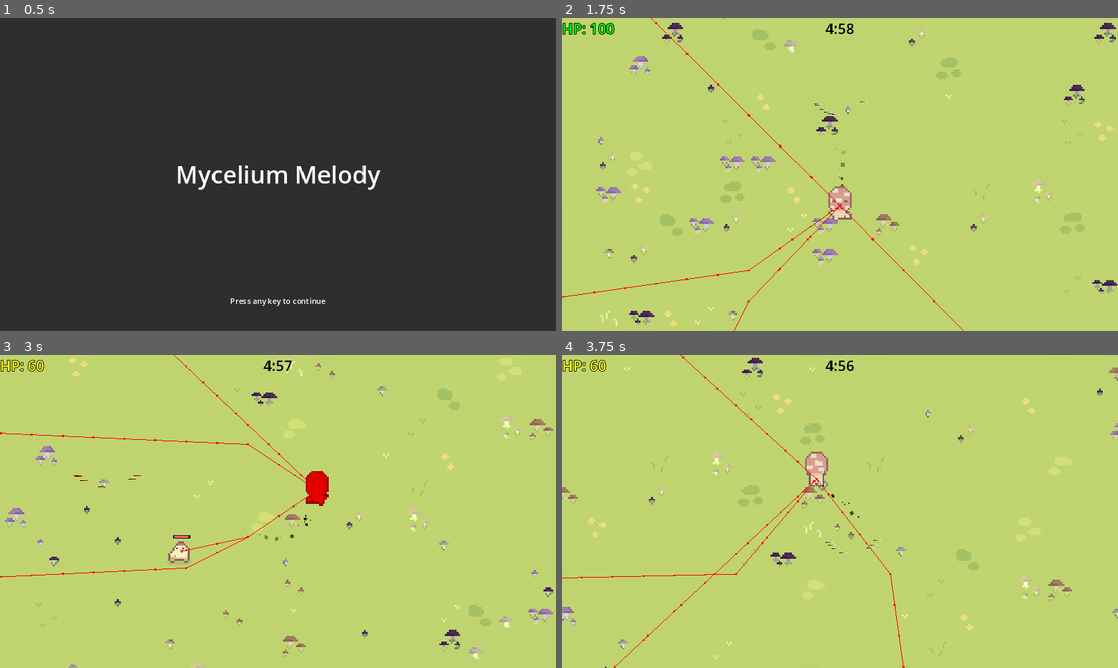
Above: before the commit, frames 1-4 (two rows, left to right).
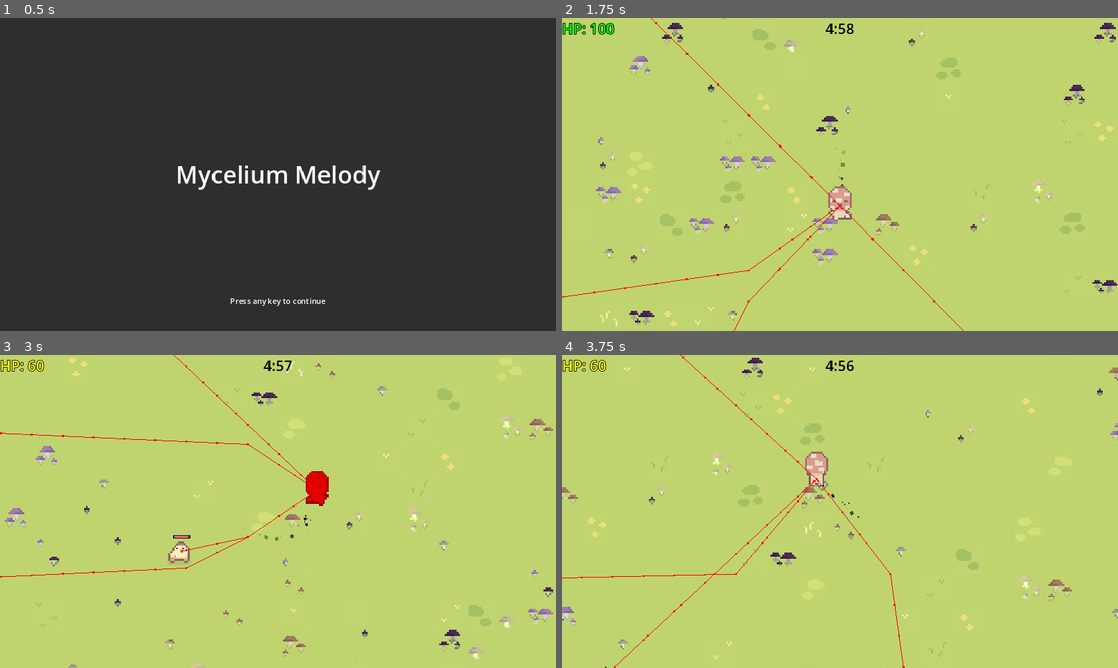
Above: after the commit, the same moments.

Repository: pick-ax-e/Mini-Jam-156-Jame-Gam-29
Game: Godot game, scene res://scenes/main_menu.tscn
Same seed, same stepped clock (60 frames per second), same inputs: the game is played once before the commit and once after it.
Inputs:
- Up to frame 1 (0.5 s): no input
- Up to frame 2 (1.75 s): tap Enter at 0.5 s; hold D (move_right) 0.53-1.28 s; hold \ (SECRET_TEST_BUTTON_SHHH_TELL_NOBODY) 0.53-1.28 s; hold S (move_back) from 1.28 s (still down); tap 1 (attack1) at 1.35 s
- Up to frame 3 (3 s): release S (move_back) at 2.03 s; hold D (move_right) 2.03-2.78 s; hold Space (special) 2.03-2.78 s; hold W (move_forward) from 2.78 s (still down); tap \ (SECRET_TEST_BUTTON_SHHH_TELL_NOBODY) at 2.85 s
- Up to frame 4 (3.75 s): release W (move_forward) at 3.53 s; hold A (move_left) from 3.53 s (still down); hold 1 (attack1) from 3.53 s (still down)

Frame 1 is identical in both runs. In frame 2, less than 0.1% of the frame differs, in the area x 45-55%, y 26-31%; in frame 3, less than 0.1%; in frame 4, less than 0.1%, in the area x 47-58%, y 59-64%.

Commit message:
particles shoot thingy

Diff:
--- a/scenes/player.tscn
+++ b/scenes/player.tscn
@@ -295,10 +295,16 @@
 colors = PackedColorArray(0, 0, 0, 0, 0, 0, 0, 1, 0, 0, 0, 0, 0, 0, 0, 0)
 
 [sub_resource type="Gradient" id="Gradient_5x8m8"]
+offsets = PackedFloat32Array(0, 0.503817, 1)
+colors = PackedColorArray(0.85098, 0.85098, 0.85098, 0, 1, 1, 1, 1, 0.309804, 0.309804, 0.309804, 0)
 
 [sub_resource type="GradientTexture1D" id="GradientTexture1D_b5qoh"]
 gradient = SubResource("Gradient_5x8m8")
-width = 16
+width = 12
+
+[sub_resource type="Gradient" id="Gradient_y737t"]
+offsets = PackedFloat32Array(0.755396, 1)
+colors = PackedColorArray(1, 1, 1, 1, 1, 1, 1, 0)
 
 [sub_resource type="CapsuleShape2D" id="CapsuleShape2D_61p66"]
 radius = 28.72
@@ -347,20 +353,26 @@
 scale_amount_curve = SubResource("Curve_uuo0b")
 color_ramp = SubResource("Gradient_ij68b")
 
-[node name="CPUParticles2D2" type="CPUParticles2D" parent="AnimatedSprite2D/particle affects"]
+[node name="WeaponParticles1" type="CPUParticles2D" parent="AnimatedSprite2D/particle affects"]
 position = Vector2(0, -23.385)
-amount = 11
-explosiveness = 1.0
+emitting = false
+amount = 81
+one_shot = true
+explosiveness = 0.99
+fract_delta = false
 texture = SubResource("GradientTexture1D_b5qoh")
-direction = Vector2(0, 1)
+direction = Vector2(0, -1)
 spread = 60.48
 gravity = Vector2(0, 0)
 initial_velocity_min = 32.25
 initial_velocity_max = 32.25
-radial_accel_min = -1.54
-radial_accel_max = -1.54
+radial_accel_min = 9.21
+radial_accel_max = 13.51
 angle_min = 720.0
 angle_max = 720.0
+scale_amount_min = 2.0
+scale_amount_max = 2.0
+color_ramp = SubResource("Gradient_y737t")
 
 [node name="Camera2D" type="Camera2D" parent="."]
 position_smoothing_enabled = true
Not shown, added: resources/Sprout Lands - Sprites - Basic pack/Characters/Mushroom_fall_back_LR.png.import
Not shown: 1 places in scenes/player.tscn that only renumber resources
